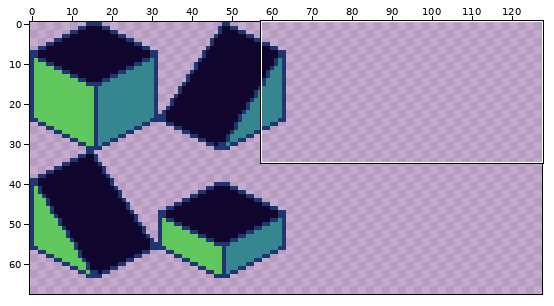
Edited in one commit: pixel-art file (AsepriteExports/TileSet4x.aseprite). The picture above shows the old version from afar; the outline marks the close-up.
Close-up. As it was:
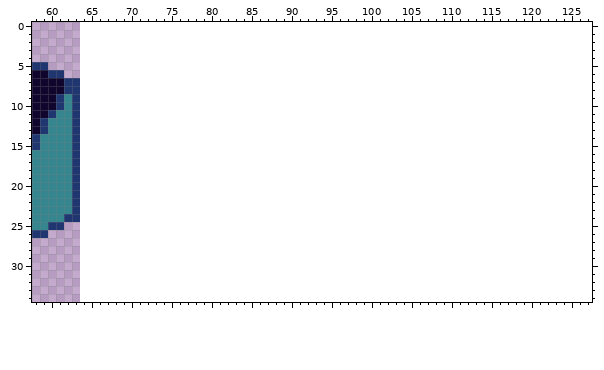
64x64 pixels, 1 frame. Shown: x 58..127, y 0..34. The old version is drawn lined up with the new one, on the new canvas. The wide view leaves out empty margins.
The result:
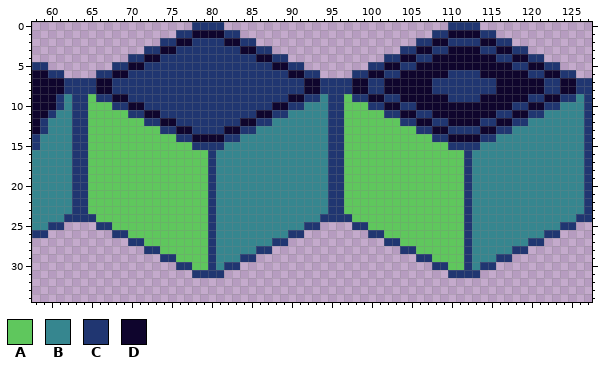
Palette (. is transparent): A #5fc75d  B #36868f  C #203671  D #0f052d
Change:
canvas 64x64 -> 128x128
Changed rows in their new state; - is an unchanged pixel.
first column x 64:
 0 --------------CCCC----------------------------CCCC--------------
 1 ------------CCDDDDCC------------------------CCDDDDCC------------
 2 ----------CCDDCCCCDDCC--------------------CCDDCCCCDDCC----------
 3 --------CCDDCCCCCCCCDDCC----------------CCDDCCDDDDCCDDCC--------
 4 ------CCDDCCCCCCCCCCCCDDCC------------CCDDCCDDDDDDDDCCDDCC------
 5 ----CCDDCCCCCCCCCCCCCCCCDDCC--------CCDDCCDDDDDDDDDDDDCCDDCC----
 6 --CCDDCCCCCCCCCCCCCCCCCCCCDDCC----CCDDCCDDDDDDCCCCDDDDDDCCDDCC--
 7 CCDDCCCCCCCCCCCCCCCCCCCCCCCCDDCCCCDDCCDDDDDDCCCCCCCCDDDDDDCCDDCC
 8 CCDDCCCCCCCCCCCCCCCCCCCCCCCCDDCCCCDDCCDDDDDDCCCCCCCCDDDDDDCCDDCC
 9 CACCDDCCCCCCCCCCCCCCCCCCCCDDCCBCCACCDDCCDDDDDDCCCCDDDDDDCCDDCCBC
10 CAAACCDDCCCCCCCCCCCCCCCCDDCCBBBCCAAACCDDCCDDDDDDDDDDDDCCDDCCBBBC
11 CAAAAACCDDCCCCCCCCCCCCDDCCBBBBBCCAAAAACCDDCCDDDDDDDDCCDDCCBBBBBC
12 CAAAAAAACCDDCCCCCCCCDDCCBBBBBBBCCAAAAAAACCDDCCDDDDCCDDCCBBBBBBBC
13 CAAAAAAAAACCDDCCCCDDCCBBBBBBBBBCCAAAAAAAAACCDDCCCCDDCCBBBBBBBBBC
14 CAAAAAAAAAAACCDDDDCCBBBBBBBBBBBCCAAAAAAAAAAACCDDDDCCBBBBBBBBBBBC
15 CAAAAAAAAAAAAACCCCBBBBBBBBBBBBBCCAAAAAAAAAAAAACCCCBBBBBBBBBBBBBC
16 CAAAAAAAAAAAAAAACBBBBBBBBBBBBBBCCAAAAAAAAAAAAAAACBBBBBBBBBBBBBBC
17 CAAAAAAAAAAAAAAACBBBBBBBBBBBBBBCCAAAAAAAAAAAAAAACBBBBBBBBBBBBBBC
18 CAAAAAAAAAAAAAAACBBBBBBBBBBBBBBCCAAAAAAAAAAAAAAACBBBBBBBBBBBBBBC
19 CAAAAAAAAAAAAAAACBBBBBBBBBBBBBBCCAAAAAAAAAAAAAAACBBBBBBBBBBBBBBC
20 CAAAAAAAAAAAAAAACBBBBBBBBBBBBBBCCAAAAAAAAAAAAAAACBBBBBBBBBBBBBBC
21 CAAAAAAAAAAAAAAACBBBBBBBBBBBBBBCCAAAAAAAAAAAAAAACBBBBBBBBBBBBBBC
22 CAAAAAAAAAAAAAAACBBBBBBBBBBBBBBCCAAAAAAAAAAAAAAACBBBBBBBBBBBBBBC
23 CAAAAAAAAAAAAAAACBBBBBBBBBBBBBBCCAAAAAAAAAAAAAAACBBBBBBBBBBBBBBC
24 CCAAAAAAAAAAAAAACBBBBBBBBBBBBBCCCCAAAAAAAAAAAAAACBBBBBBBBBBBBBCC
25 --CCAAAAAAAAAAAACBBBBBBBBBBBCC----CCAAAAAAAAAAAACBBBBBBBBBBBCC--
26 ----CCAAAAAAAAAACBBBBBBBBBCC--------CCAAAAAAAAAACBBBBBBBBBCC----
27 ------CCAAAAAAAACBBBBBBBCC------------CCAAAAAAAACBBBBBBBCC------
28 --------CCAAAAAACBBBBBCC----------------CCAAAAAACBBBBBCC--------
29 ----------CCAAAACBBBCC--------------------CCAAAACBBBCC----------
30 ------------CCAACBCC------------------------CCAACBCC------------
31 --------------CCCC----------------------------CCCC--------------
Changed places in both close-ups, as pixel boxes (x1, y1, x2, y2):
added: (80, 22, 592, 278)
